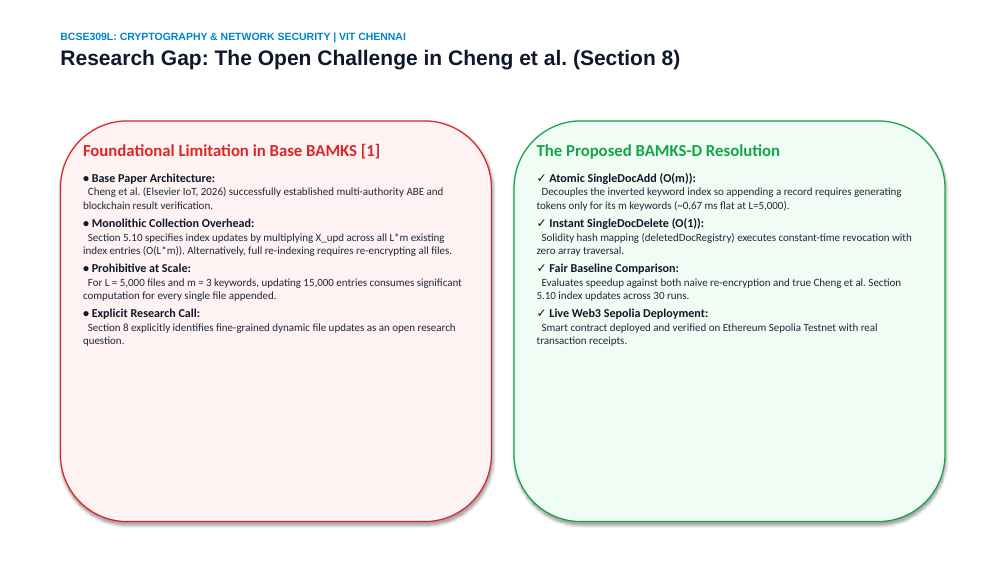
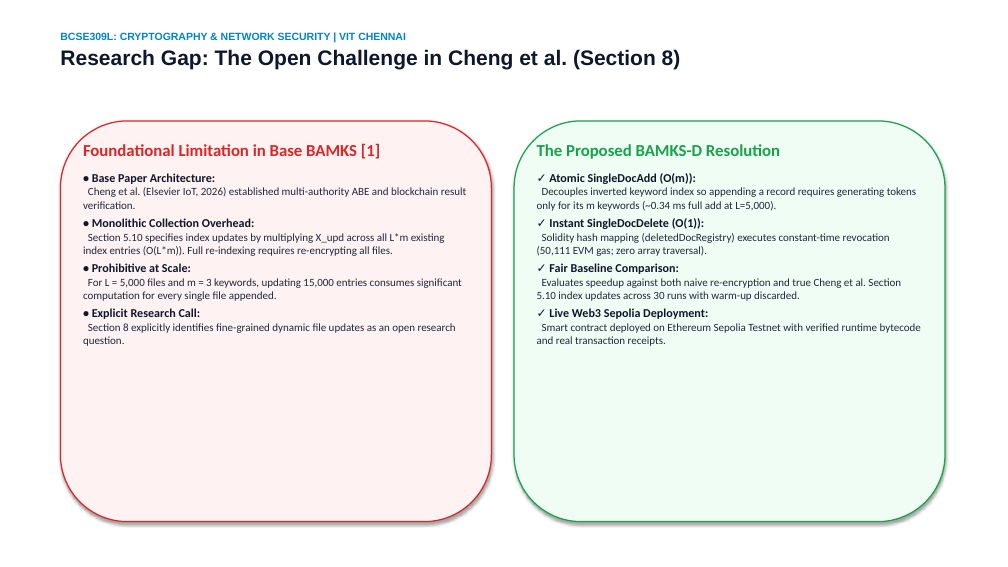
Before and after one commit to Prashant8991/BAMKS, a slide deck: slide 3 of submission_materials/1_Presentation_PPT/BAMKS_D_Final_Presentation.pptx. Drawn at 1008x567 pixels with LibreOffice and Linux fonts; fonts in the diff are those of the drawing. Boxes give left, top, right and bottom in pixels: in the first picture for what was removed or moved away, otherwise in the second. Text is boxed around its words. In the diff, an @@ line names an element or a change of style, - is before the commit and + after.

Commit message:
fix(review-3): reconcile Sepolia deployment, EVM opcode gas, clean benchmark, IEEE PDF layout, and verified citations

```diff
--- a/submission_materials/1_Presentation_PPT/BAMKS_D_Final_Presentation.pptx
+++ b/submission_materials/1_Presentation_PPT/BAMKS_D_Final_Presentation.pptx
@@ text at box(83, 187, 466, 209): text changed @@
-Cheng et al. (Elsevier IoT, 2026) successfully established multi-authority ABE and blockchain result verification.
+Cheng et al. (Elsevier IoT, 2026) established multi-authority ABE and blockchain result verification.
@@ text at box(537, 187, 916, 211): text changed @@
-Decouples the inverted keyword index so appending a record requires generating tokens only for its m keywords (~0.67 ms flat at L=5,000).
+Decouples inverted keyword index so appending a record requires generating tokens only for its m keywords (~0.34 ms full add at L=5,000).
@@ text at box(83, 233, 445, 256): text changed @@
-Section 5.10 specifies index updates by multiplying X_upd across all L*m existing index entries (O(L*m)). Alternatively, full re-indexing requires re-encrypting all files.
+Section 5.10 specifies index updates by multiplying X_upd across all L*m existing index entries (O(L*m)). Full re-indexing requires re-encrypting all files.
@@ text at box(537, 233, 890, 256): text changed @@
-Solidity hash mapping (deletedDocRegistry) executes constant-time revocation with zero array traversal.
+Solidity hash mapping (deletedDocRegistry) executes constant-time revocation (50,111 EVM gas; zero array traversal).
@@ text at box(537, 278, 901, 301): text changed @@
-Evaluates speedup against both naive re-encryption and true Cheng et al. Section 5.10 index updates across 30 runs.
+Evaluates speedup against both naive re-encryption and true Cheng et al. Section 5.10 index updates across 30 runs with warm-up discarded.
@@ text at box(537, 323, 921, 346): text changed @@
-Smart contract deployed and verified on Ethereum Sepolia Testnet with real transaction receipts.
+Smart contract deployed on Ethereum Sepolia Testnet with verified runtime bytecode and real transaction receipts.
```
Also in this commit, not shown: 8 other slides changed, 29 other files.
